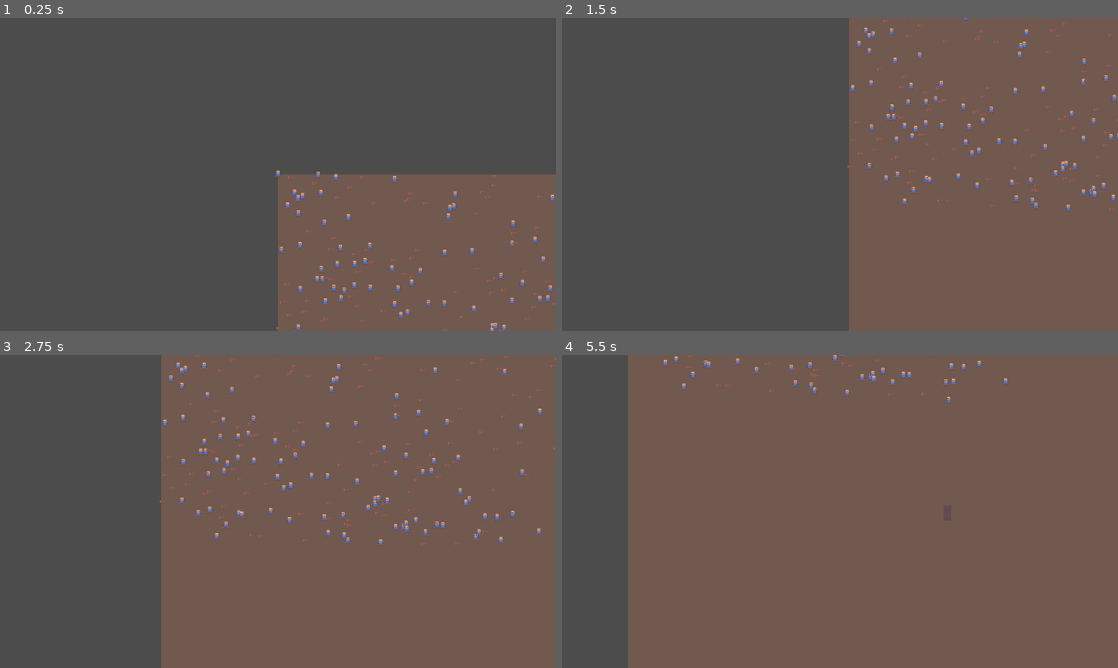
Above: before the commit, frames 1-4 (two rows, left to right).
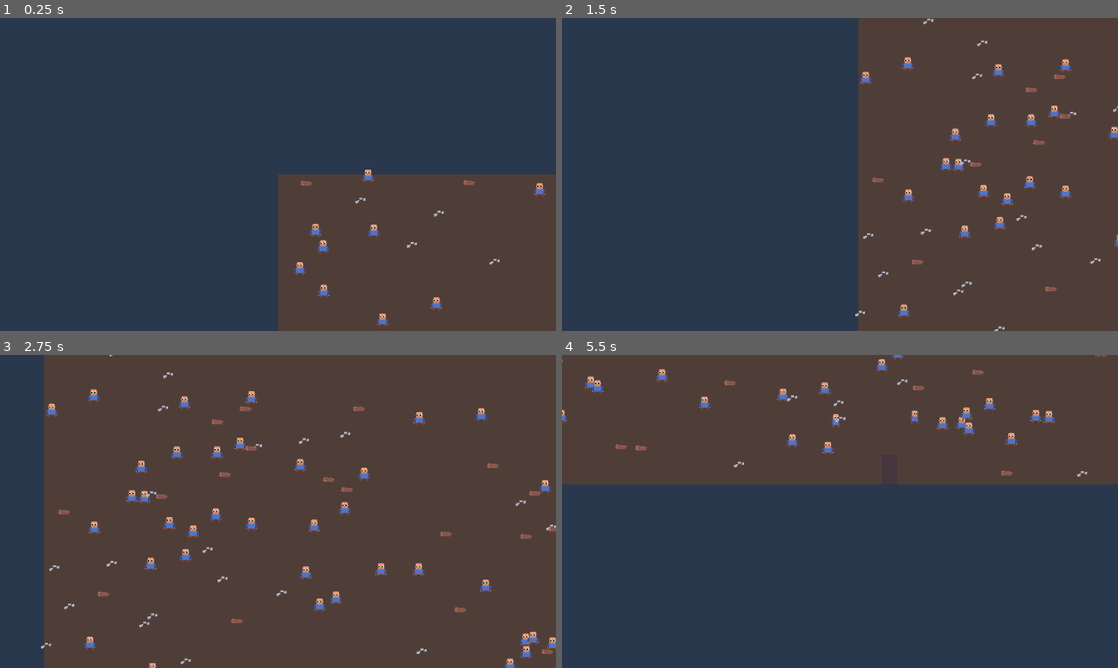
Above: after the commit, the same moments.

Repository: speakk/gnome_village
Game: Godot game, scene res://main.tscn
Same seed, same stepped clock (60 frames per second), same inputs: the game is played once before the commit and once after it.
Inputs (mouse positions are in pixels of both pictures, inside the frame that each line leads up to):
- Up to frame 1 (0.25 s): no input
- Up to frame 2 (1.5 s): tap Enter at 0.5 s; move the mouse to (962, 158) at 0.52 s; hold S (pan_camera_down) 0.53-1.28 s; move the mouse to (728, 190) at 1.27 s; tap A (pan_camera_left) at 1.35 s
- Up to frame 3 (2.75 s): move the mouse to (333, 442) at 2.02 s; hold D (pan_camera_right) from 2.03 s (still down)
- Up to frame 4 (5.5 s): move the mouse to (812, 574) at 2.77 s; release D (pan_camera_right) at 2.78 s; tap W (pan_camera_up) at 2.85 s; move the mouse to (1006, 558) at 3.52 s; hold S (pan_camera_down) 3.53-4.28 s; click (1006, 558) at 4.15 s; move the mouse to (673, 464) at 4.27 s; tap A (pan_camera_left) at 4.35 s; move the mouse to (867, 511) at 5.02 s; hold D (pan_camera_right) from 5.03 s (still down)

The runs differ from the first frame. In frame 1, 100% of the frame differs, in the area x 0-100%, y 0-100%; in frame 2, 100%; in frame 3, 79%; in frame 4, 95%.

Commit message:
Fix material picking related bugs

Diff:
--- a/MainMap.gd
+++ b/MainMap.gd
@@ -4,8 +4,8 @@
 
 @onready var BLUEPRINT := preload("res://blueprint/Blueprint.tscn")
 
-const MAP_SIZE_X: int = 120
-const MAP_SIZE_Y: int = 90
+const MAP_SIZE_X: int = 60
+const MAP_SIZE_Y: int = 40
 
 enum Layers {
 	Ground, Building, Materials
@@ -31,6 +31,7 @@
 
 	# TODO: Instead of this, keep a proper x-y map of entities so you don't have to rely on tile_data
 	set_layer_modulate(Layers.Building, Color.TRANSPARENT)
+	set_layer_modulate(Layers.Ground, Color(0.7, 0.7, 0.7))
 
 	Events.map_ready.emit(self)
 
--- a/crafting_materials/MaterialOnGround.gd
+++ b/crafting_materials/MaterialOnGround.gd
@@ -8,6 +8,8 @@
 
 var material_type: CraftingMaterials.CraftingMaterialId
 var crafting_material: CraftingMaterial
+
+var reserved_for_picking := false
 
 func initialize(_material_type: CraftingMaterials.CraftingMaterialId, amount: int = 1) -> MaterialOnGround:
 	material_type = _material_type
--- a/crafting_materials/stone.tres
+++ b/crafting_materials/stone.tres
@@ -6,5 +6,6 @@
 [resource]
 script = ExtResource("1_wghth")
 texture = ExtResource("2_i3xwj")
-sheet_coordinate = Vector2i(0, 0)
-id = "wood"
+hframes = 2
+vframes = 1
+frame = 1
--- a/crafting_materials/wood.tres
+++ b/crafting_materials/wood.tres
@@ -6,5 +6,6 @@
 [resource]
 script = ExtResource("1_jslwb")
 texture = ExtResource("2_cv8rt")
-sheet_coordinate = Vector2i(1, 0)
-id = "stone"
+hframes = 2
+vframes = 1
+frame = 0
--- a/main.gd
+++ b/main.gd
@@ -4,15 +4,19 @@
 @onready var MATERIAL_ON_GROUND := preload("res://crafting_materials/MaterialOnGround.tscn")
 
 func _ready() -> void:
-	#pass
+	var test_divider := 1
+	var map_size_real_x := MainMap.MAP_SIZE_X * 24 / test_divider
+	var map_size_real_y := MainMap.MAP_SIZE_Y * 24 / test_divider
+
 	for i in 100:
 		var settler := SETTLER.instantiate()
-		settler.global_position = Vector2(randf_range(0, 1280), randf_range(0, 640))
+		settler.global_position = Vector2(randf_range(0, map_size_real_x), randf_range(0, map_size_real_y))
 		add_child(settler)
 
 	var material_types: Array[CraftingMaterials.CraftingMaterialId] = [CraftingMaterials.CraftingMaterialId.Wood, CraftingMaterials.CraftingMaterialId.Stone]
+	#var material_types: Array[CraftingMaterials.CraftingMaterialId] = [CraftingMaterials.CraftingMaterialId.Wood]
 
 	for i in 100:
-		var material_on_ground := await (MATERIAL_ON_GROUND.instantiate() as MaterialOnGround).initialize(material_types.pick_random())
-		material_on_ground.global_position = Vector2(randf_range(0, 1280), randf_range(0, 640))
+		var material_on_ground := (MATERIAL_ON_GROUND.instantiate() as MaterialOnGround).initialize(material_types.pick_random())
+		material_on_ground.global_position = Vector2(randf_range(0, map_size_real_x), randf_range(0, map_size_real_y))
 		add_child(material_on_ground)
--- a/main.tscn
+++ b/main.tscn
@@ -3,26 +3,25 @@
 [ext_resource type="Script" path="res://main.gd" id="1_j8rqp"]
 [ext_resource type="PackedScene" uid="uid://b4nj0xntglt07" path="res://main_map.tscn" id="1_lsh5n"]
 [ext_resource type="Script" path="res://MainCamera.gd" id="2_bak4i"]
-[ext_resource type="PackedScene" uid="uid://b1no50g6cjkhd" path="res://settler/settler.tscn" id="4_sofrl"]
 [ext_resource type="Script" path="res://task_handler/TaskHandler.gd" id="6_pe6uu"]
+
+[sub_resource type="Environment" id="Environment_uqvws"]
+background_mode = 1
+background_color = Color(0.2, 0.337255, 0.576471, 1)
 
 [node name="Main" type="Node2D"]
 script = ExtResource("1_j8rqp")
 
+[node name="WorldEnvironment" type="WorldEnvironment" parent="."]
+environment = SubResource("Environment_uqvws")
+
 [node name="MainMap" parent="." instance=ExtResource("1_lsh5n")]
 
 [node name="MainCamera" type="Camera2D" parent="."]
+zoom = Vector2(2, 2)
 position_smoothing_enabled = true
 position_smoothing_speed = 10.0
 script = ExtResource("2_bak4i")
 
-[node name="Settler" parent="." instance=ExtResource("4_sofrl")]
-
 [node name="TaskHandler" type="Node" parent="."]
 script = ExtResource("6_pe6uu")
-
-[node name="Settler2" parent="." instance=ExtResource("4_sofrl")]
-position = Vector2(78, 71)
-
-[node name="Settler3" parent="." instance=ExtResource("4_sofrl")]
-position = Vector2(185, 11)
--- a/project.godot
+++ b/project.godot
@@ -32,7 +32,6 @@
 
 window/size/viewport_width=1776
 window/size/viewport_height=1000
-window/stretch/mode="canvas_items"
 window/stretch/scale_mode="integer"
 
 [editor_plugins]
@@ -70,6 +69,7 @@
 [rendering]
 
 textures/canvas_textures/default_texture_filter=0
+environment/defaults/default_clear_color=Color(0.164706, 0.223529, 0.301961, 1)
 viewport/hdr_2d=true
 2d/snap/snap_2d_transforms_to_pixel=true
 2d/snap/snap_2d_vertices_to_pixel=true
--- a/settler/settler.tscn
+++ b/settler/settler.tscn
@@ -5,7 +5,7 @@
 [ext_resource type="Script" path="res://components/Inventory.gd" id="3_h7kst"]
 
 [sub_resource type="CircleShape2D" id="CircleShape2D_5eduo"]
-radius = 3.0
+radius = 1.0
 
 [sub_resource type="Animation" id="Animation_tnvni"]
 length = 0.001
@@ -66,6 +66,7 @@
 script = ExtResource("1_ghp1u")
 
 [node name="CollisionShape2D" type="CollisionShape2D" parent="."]
+position = Vector2(0, 8)
 shape = SubResource("CircleShape2D_5eduo")
 
 [node name="Sprite" type="Sprite2D" parent="."]
--- a/task_handler/TaskHandler.gd
+++ b/task_handler/TaskHandler.gd
@@ -12,7 +12,6 @@
 func _blueprint_placed(tile_position: Vector2i, blueprint: Blueprint) -> void:
 	var task_tree := blueprint_tree_creator.create_blueprint_task_tree(tile_position, blueprint, get_tree()) as TaskTreeBranch
 	task_trees.append(task_tree)
-	print("Got task tree", task_tree)
 
 func get_available_settler(task: Variant) -> Settler:
 	var settlers := get_tree().get_nodes_in_group("settler") as Array[Node]
@@ -36,7 +35,6 @@
 			return a.global_position.distance_to(target) < b.global_position.distance_to(target)
 		)
 
-		print("Returning in hubabab")
 		return available.front()
 
 	else:
@@ -53,14 +51,11 @@
 	task_process_timer += delta
 	if task_process_timer >= task_process_delay:
 		for task_tree in task_trees:
-			print("Trying to get next available task")
 			var next_available_task: Variant = get_next_available_task(task_tree)
 			if next_available_task:
 				var available_settler := get_available_settler(next_available_task)
 				if available_settler:
 					available_settler.start_task(next_available_task)
-					#print("Started task: ", next_available_task)
-					print("GOT AND STARTED TASK: ", next_available_task)
 
 		task_process_timer = 0
 
--- a/tasks/Task.gd
+++ b/tasks/Task.gd
@@ -4,6 +4,7 @@
 
 var is_being_worked_on := false
 var is_finished := false
+var has_failed := false
 
 func _ready() -> void:
 	Events.task_finished.connect(_task_finished)
--- a/tasks/actions/GetItemAmount.gd
+++ b/tasks/actions/GetItemAmount.gd
@@ -8,6 +8,7 @@
 @warning_ignore("untyped_declaration")
 func tick(actor: Node, blackboard: Blackboard) -> int:
 	if target_item == null or target_item.amount < amount:
+		print("FAILED at GetItemAmount", target_item)
 		return FAILURE
 
 	target_item.amount -= amount
--- a/tasks/bring_resource_task.gd
+++ b/tasks/bring_resource_task.gd
@@ -6,16 +6,18 @@
 var material_requirement: MaterialRequirement
 var blueprint: Blueprint
 
+var _material: MaterialOnGround
+
 # TODO: Handle amounts
 func find_closest_material(_material_requirement: MaterialRequirement, tree: SceneTree) -> MaterialOnGround:
 	var materials_on_ground := tree.get_nodes_in_group("material_on_ground") as Array[Node]
 	var correct_materials := materials_on_ground.filter(func(material: MaterialOnGround) -> bool:
-		return material.material_type == _material_requirement.material_type
+		return material.material_type == _material_requirement.material_type and not material.reserved_for_picking
 	)
 
 	var closest_distance := 99999999.0
 	var closest_material: MaterialOnGround
-	for material_on_ground in materials_on_ground:
+	for material_on_ground in correct_materials as Array[MaterialOnGround]:
 		var distance: float = actor.global_position.distance_to(material_on_ground.global_position)
 		if distance < closest_distance:
 			closest_distance = distance
@@ -32,6 +34,13 @@
 
 func _ready() -> void:
 	var material := find_closest_material(material_requirement, get_tree())
+
+	if not material:
+		return
+
+	_material = material
+
+	material.reserved_for_picking = true
 	#%GoToResource.target = (Globals.get_map() as MainMap).map_to_local(material.global_position)
 	%GoToResource.target = material.global_position
 
